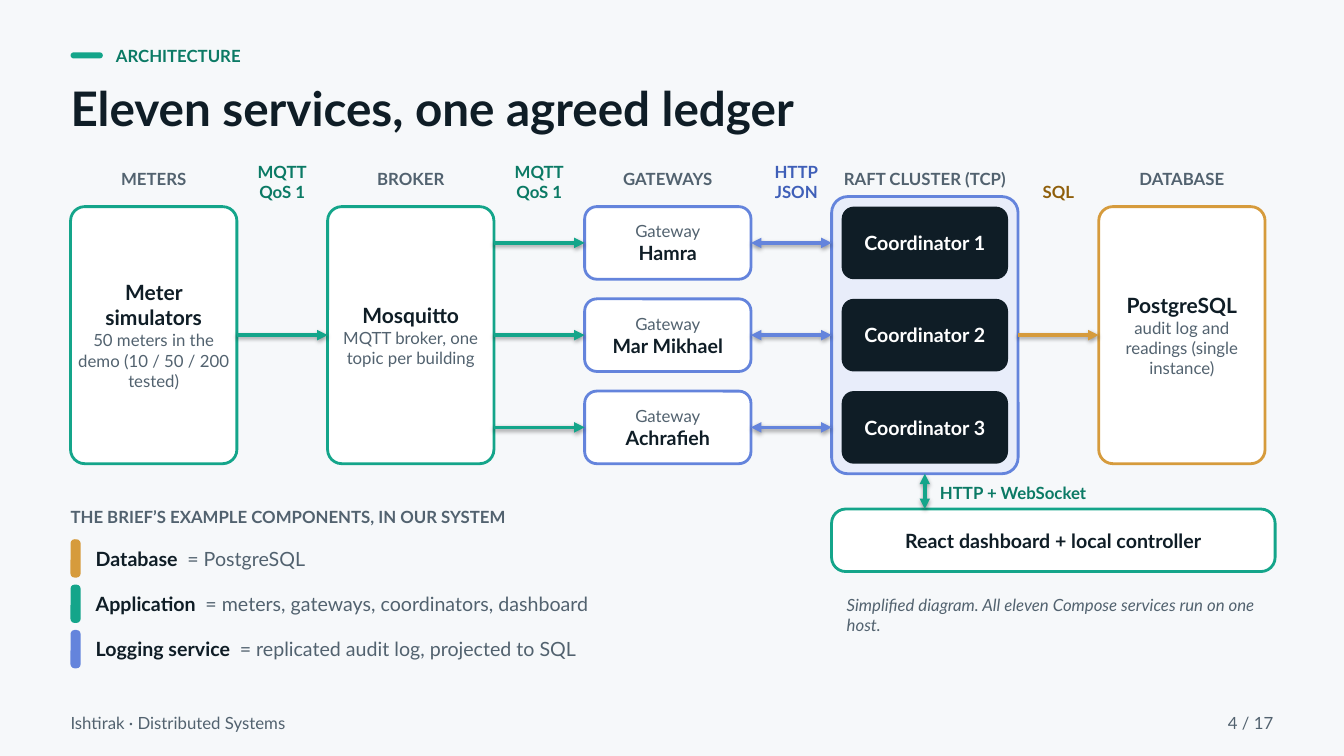
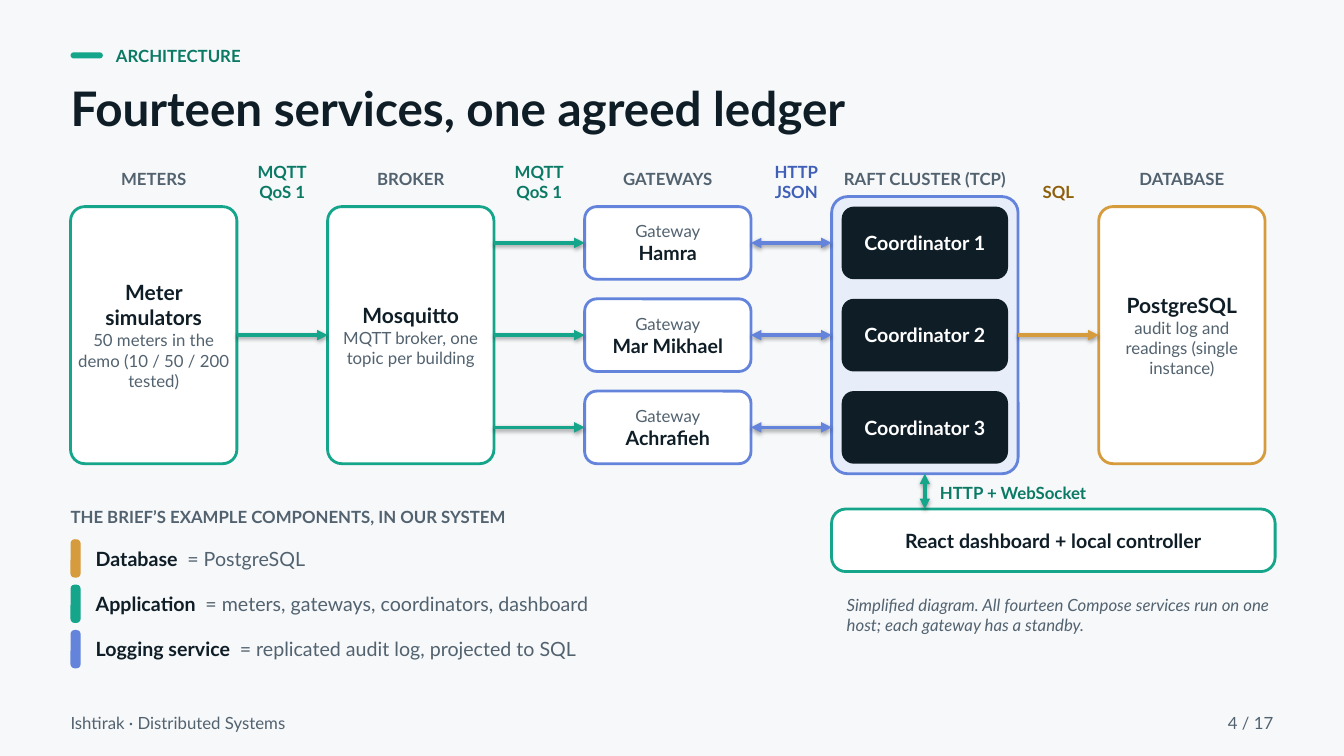
Before and after one commit to Roy-r2004/Ishtirak, a slide deck: slide 4 of docs/Ishtirak_Presentation.pptx. Drawn at 1344x756 pixels with LibreOffice and Linux fonts; fonts in the diff are those of the drawing. Boxes give left, top, right and bottom in pixels: in the first picture for what was removed or moved away, otherwise in the second. Text is boxed around its words. In the diff, an @@ line names an element or a change of style, - is before the commit and + after.

```diff
--- a/docs/Ishtirak_Presentation.pptx
+++ b/docs/Ishtirak_Presentation.pptx
@@ text at (71, 90, 845, 135): text changed @@
-Eleven services, one agreed ledger
+Fourteen services, one agreed ledger
@@ text at (847, 598, 1269, 634): text changed @@
-Simplified diagram. All eleven Compose services run on one host.
+Simplified diagram. All fourteen Compose services run on one host; each gateway has a standby.
```
Also in this commit, not shown: 3 other slides changed, 3 other files.
